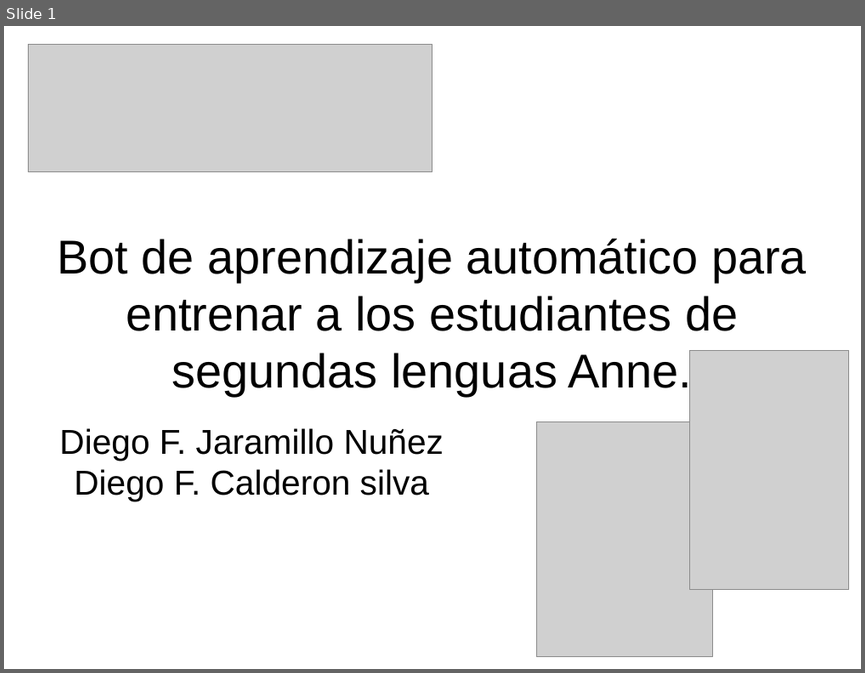
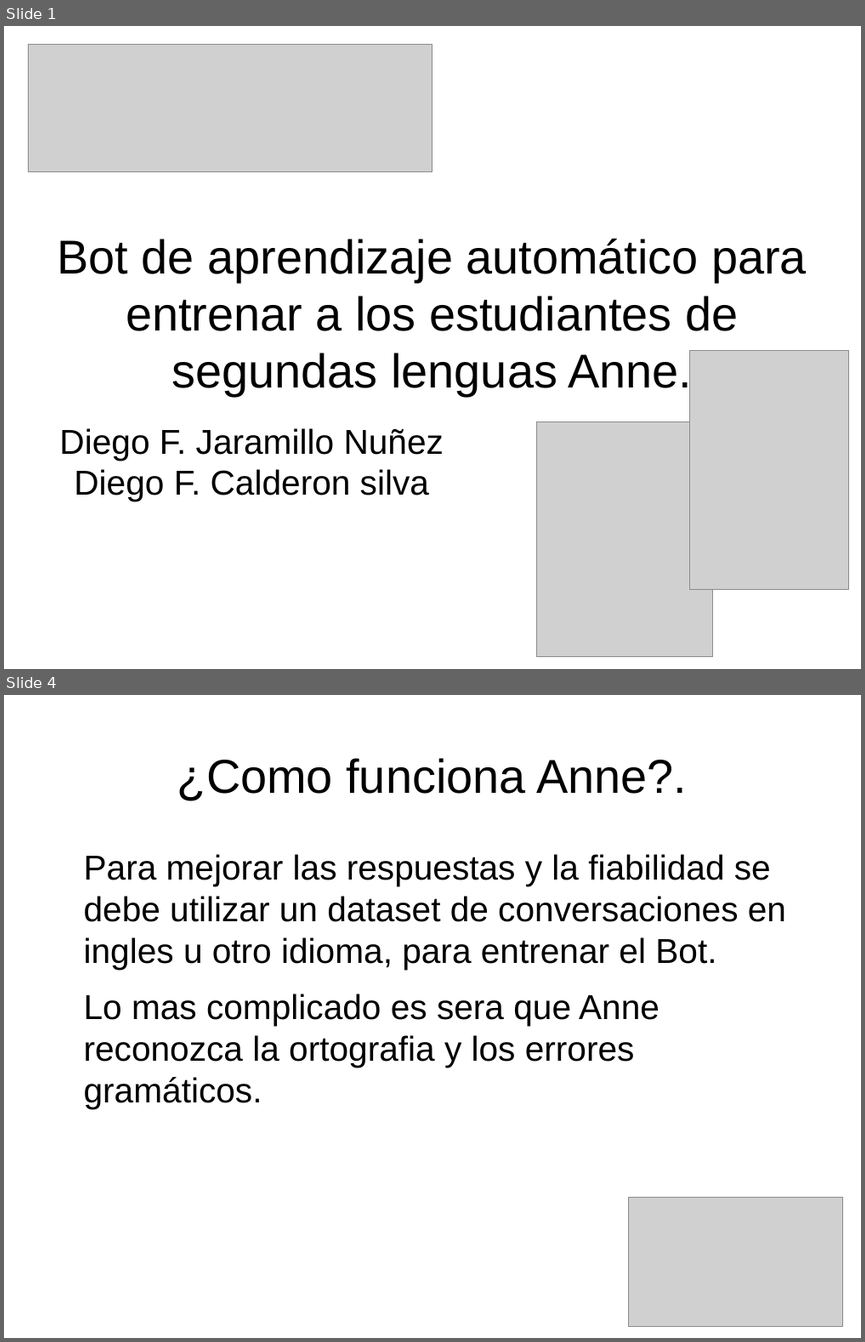
Before and after one commit to puroh/Retrobot, a slide deck: presentacion/presentacion_sofkaton.odp. Shown one above the other, each under a label of ours: slide 1 before the commit, slides 1 and 4 after it; the slides between them are not shown. The pictures are 865x673 and 865x1342 pixels, drawn with LibreOffice and Linux fonts; fonts in the diff are those of the drawing; grey boxes stand for pictures; background and template pictures are left out. Boxes give left, top, right and bottom in pixels: in the first picture for what was removed or moved away, otherwise in the second. Text is boxed around its words. In the diff, an @@ line names an element or a change of style, - is before the commit and + after.

```diff
--- a/presentacion/presentacion_sofkaton.odp
+++ b/presentacion/presentacion_sofkaton.odp
@@ slide 4 added at <box>4,695,861,1338</box>, background #FFFFFF @@
@@ title added at <box>177,758,687,801</box>, 44 pt, text #000000 @@
+¿Como funciona Anne?.
@@ text added at <box>84,854,786,1109</box>, 32 pt, text #000000 @@
+Para mejorar las respuestas y la fiabilidad se debe utilizar un dataset de conversaciones en ingles u otro idioma, para entrenar el Bot.
+Lo mas complicado es sera que Anne reconozca la ortografia y los errores gramáticos.
@@ picture added at <box>629,1197,843,1327</box> @@
```
Also in this commit, not shown: 5 other slides added, 1 slide removed, 1 other file.
